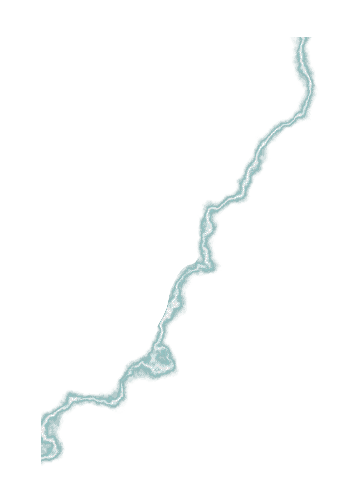
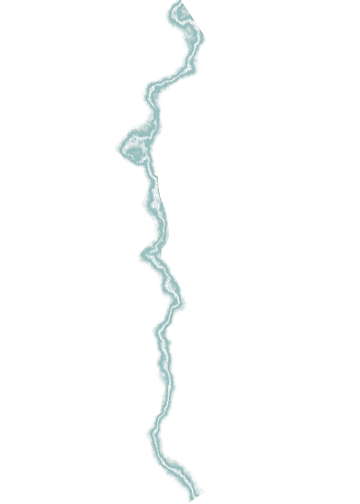
Layered file, before and after one edit (360px x 504px). Changes by layer:
painted on "Layer 1" over <box>41,0,318,503</box>
